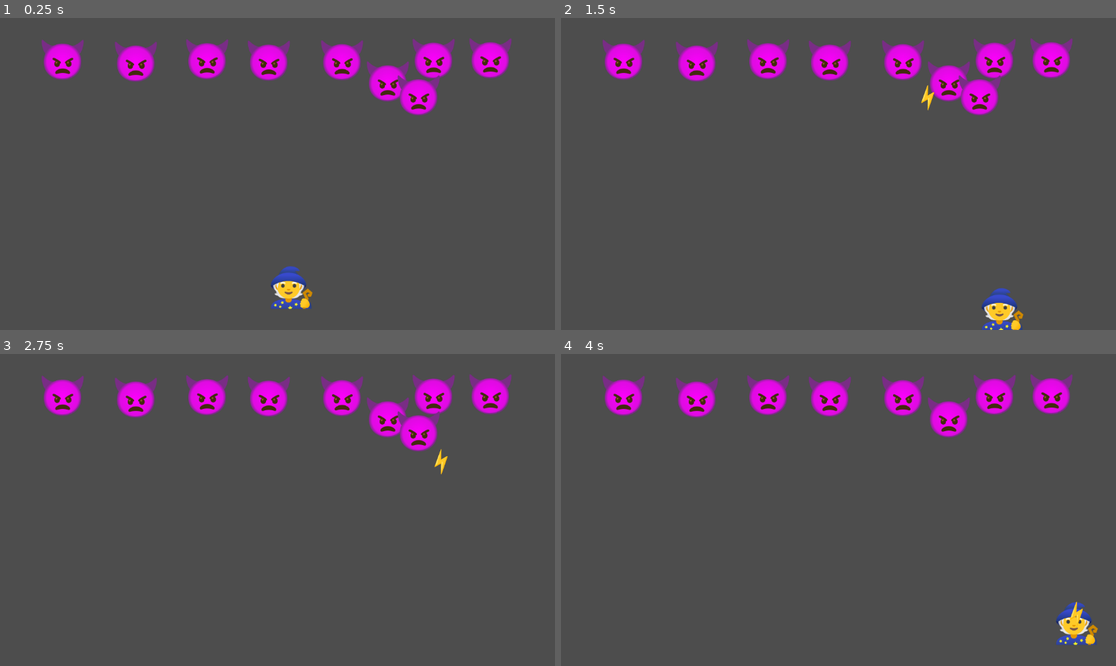
Above: before the commit, frames 1-4 (two rows, left to right).
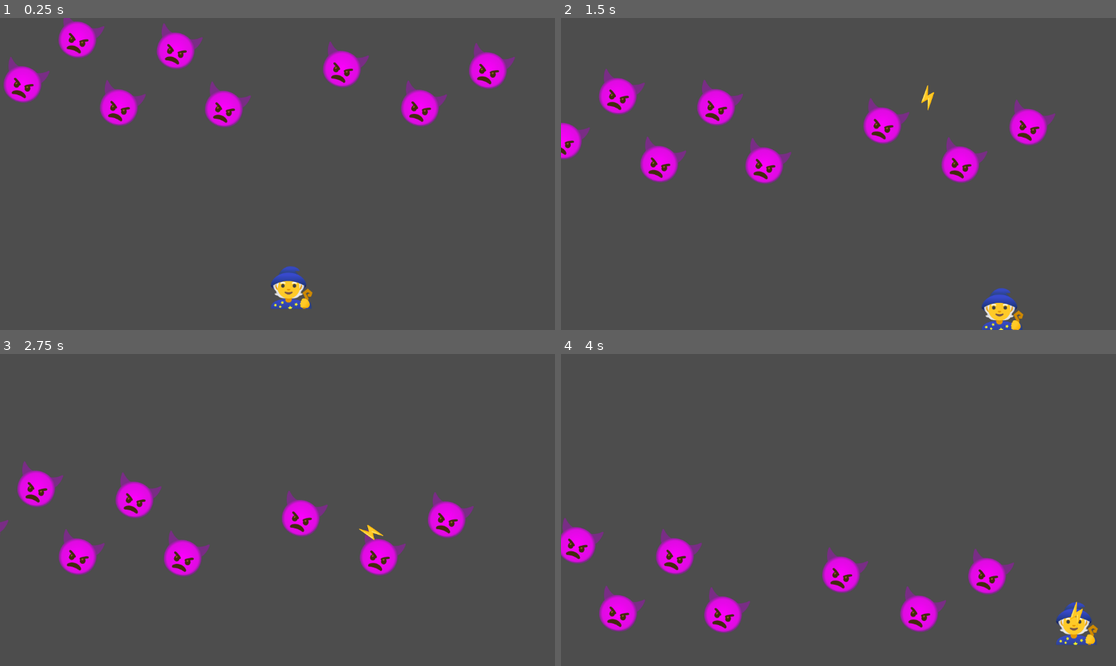
Above: after the commit, the same moments.

Repository: FellowshipOfTheGame/Shmup
Game: Godot game, scene res://Scenes/game.tscn
Two runs of this game, one before a commit and one after it. Both use one fixed random seed, a clock stepped at 60 frames per second and the inputs below.
Inputs:
- Up to frame 1 (0.25 s): no input
- Up to frame 2 (1.5 s): hold D (right) 0.53-1.28 s; hold S (down) from 1.28 s (still down)
- Up to frame 3 (2.75 s): release S (down) at 2.03 s; hold D (right) from 2.03 s (still down)
- Up to frame 4 (4 s): release D (right) at 2.78 s; hold W (up) 2.78-3.53 s; hold A (left) from 3.53 s (still down)

The runs differ from the first frame. In frame 1, 9.7% of the frame differs, in the area x 0-93%, y 0-35%; in frame 2, 12%, in the area x 0-93%, y 6-54%; in frame 3, 12%; in frame 4, 11%.

Commit message:
Enemy movement
added enemy movement scripts:
sawtooth
square
straight

Diff:
--- a/Scenes/enemy.tscn
+++ b/Scenes/enemy.tscn
@@ -1,6 +1,6 @@
 [gd_scene load_steps=5 format=3 uid="uid://bwx7q6r4k8bp2"]
 
-[ext_resource type="Script" uid="uid://gr0vrnfrodon" path="res://Scripts/enemy.gd" id="1_afpow"]
+[ext_resource type="Script" uid="uid://bya3nsp8xx220" path="res://Scripts/EnemyMovement/straight_movement.gd" id="1_afpow"]
 [ext_resource type="Texture2D" uid="uid://bdggabjkh8dk1" path="res://Sprites/demon.png" id="1_hghv2"]
 [ext_resource type="Script" uid="uid://bl5h4mu01vrt6" path="res://Scripts/health.gd" id="2_1f0kj"]
 
@@ -11,6 +11,8 @@
 collision_layer = 4
 collision_mask = 6
 script = ExtResource("1_afpow")
+angle = 20.0
+vertical_speed = 100
 
 [node name="Sprite2D" type="Sprite2D" parent="."]
 scale = Vector2(0.1, 0.1)
--- a/Scenes/game.tscn
+++ b/Scenes/game.tscn
@@ -9,28 +9,26 @@
 position = Vector2(605, 561)
 
 [node name="Enemy" parent="." instance=ExtResource("2_qxrlw")]
-position = Vector2(130, 89)
+position = Vector2(56, 113)
+horizontal_speed = 150
 
 [node name="Enemy2" parent="." instance=ExtResource("2_qxrlw")]
-position = Vector2(282, 93)
+position = Vector2(170, 20)
 
 [node name="Enemy3" parent="." instance=ExtResource("2_qxrlw")]
-position = Vector2(430, 88)
+position = Vector2(256, 161)
 
 [node name="Enemy4" parent="." instance=ExtResource("2_qxrlw")]
-position = Vector2(558, 91)
+position = Vector2(374, 43)
 
 [node name="Enemy5" parent="." instance=ExtResource("2_qxrlw")]
-position = Vector2(710, 90)
+position = Vector2(474, 164)
 
 [node name="Enemy6" parent="." instance=ExtResource("2_qxrlw")]
-position = Vector2(900, 87)
+position = Vector2(719, 81)
 
 [node name="Enemy7" parent="." instance=ExtResource("2_qxrlw")]
-position = Vector2(1018, 86)
+position = Vector2(881, 162)
 
 [node name="Enemy8" parent="." instance=ExtResource("2_qxrlw")]
-position = Vector2(805, 134)
-
-[node name="Enemy9" parent="." instance=ExtResource("2_qxrlw")]
-position = Vector2(869, 163)
+position = Vector2(1022, 84)
--- a/Scripts/Bullets/bullet_default.gd
+++ b/Scripts/Bullets/bullet_default.gd
@@ -12,7 +12,7 @@
 	velocity = Vector2( 0, -stats["bullet_speed"] )
 
 func _physics_process(delta: float) -> void:
-	move_and_slide() # funcao pra movimentar o player sozinho
+	move_and_slide()
 
 func hit(target: Node2D) -> void:
 	if target == last_hit_object: return # nao dar dano no mesmo alvo de novo
--- a/Scripts/Bullets/bullet_lightning.gd
+++ b/Scripts/Bullets/bullet_lightning.gd
@@ -9,7 +9,6 @@
 		bounces += 1
 		var bodies = area.get_overlapping_bodies()
 		bodies.shuffle()
-		print(bodies)
 		for body in bodies:
 			if body != last_hit_object:
 				adjust_rotation(body)
--- /dev/null
+++ b/Scripts/EnemyMovement/sawtooth_movement.gd
@@ -0,0 +1,23 @@
+extends CharacterBody2D
+
+@export var horizontal_speed : int
+@export var horizontal_time : float
+@export var move_right : bool
+@export var vertical_speed : int
+
+func _ready() -> void:
+	add_to_group("enemy")
+	velocity = Vector2( horizontal_speed if move_right else -horizontal_speed, vertical_speed)
+	movement_loop()
+
+func _physics_process(_delta: float) -> void:
+	move_and_slide()
+
+func movement_loop() -> void:
+	while true:
+		await timer(horizontal_time)
+		move_right = not move_right
+		velocity = Vector2(horizontal_speed if move_right else -horizontal_speed, vertical_speed)
+
+func timer(seconds: float) -> void:
+	await get_tree().create_timer(seconds).timeout
--- /dev/null
+++ b/Scripts/EnemyMovement/square_movement.gd
@@ -0,0 +1,26 @@
+extends CharacterBody2D
+
+@export var horizontal_speed : int
+@export var horizontal_time : float
+@export var move_right : bool
+@export var vertical_speed : int
+@export var vertical_time : float
+
+func _ready() -> void:
+	add_to_group("enemy")
+	velocity = Vector2( horizontal_speed if move_right else -horizontal_speed, 0)
+	movement_loop()
+
+func _physics_process(_delta: float) -> void:
+	move_and_slide()
+
+func movement_loop() -> void:
+	while true:
+		await timer(horizontal_time)
+		velocity = Vector2(0, vertical_speed)
+		await timer(vertical_time)
+		move_right = not move_right
+		velocity = Vector2(horizontal_speed if move_right else -horizontal_speed, 0)
+
+func timer(seconds: float) -> void:
+	await get_tree().create_timer(seconds).timeout
--- /dev/null
+++ b/Scripts/EnemyMovement/straight_movement.gd
@@ -0,0 +1,12 @@
+extends CharacterBody2D
+
+@export var angle : float
+@export var vertical_speed : int
+
+func _ready() -> void:
+	add_to_group("enemy")
+	rotation = deg_to_rad(angle)
+	velocity = Vector2( 0, vertical_speed).rotated(rotation)
+
+func _physics_process(_delta: float) -> void:
+	move_and_slide()
Not shown, added: Scripts/EnemyMovement/sawtooth_movement.gd.uid
Not shown, added: Scripts/EnemyMovement/square_movement.gd.uid
Not shown, added: Scripts/EnemyMovement/straight_movement.gd.uid
